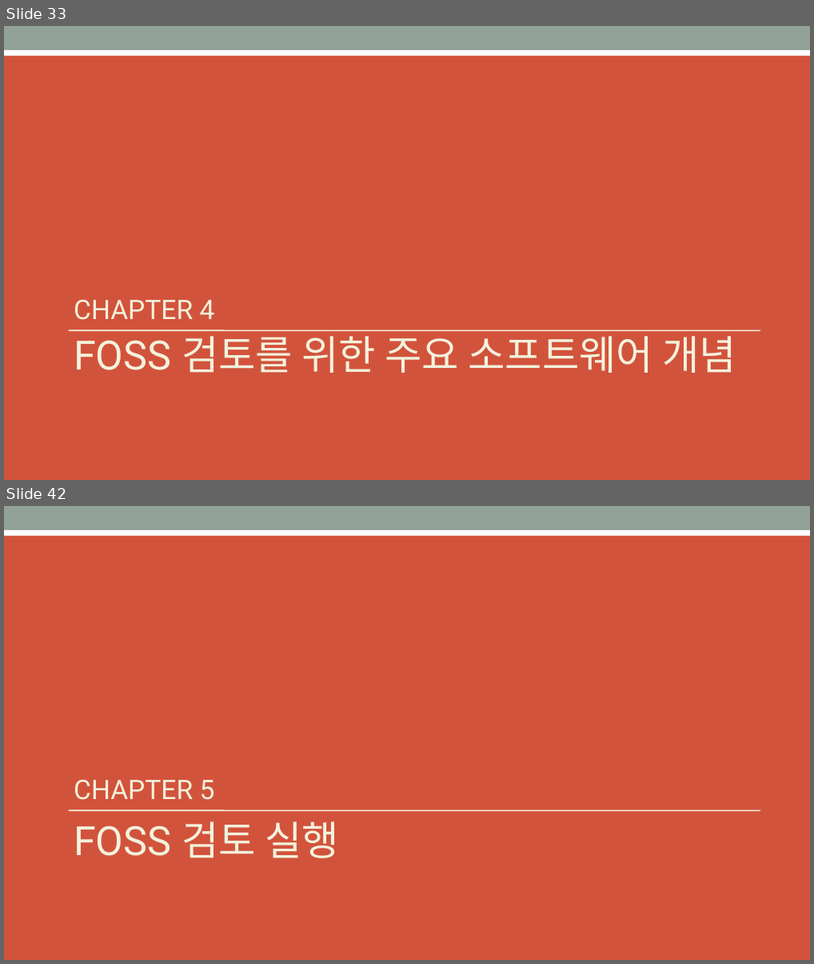
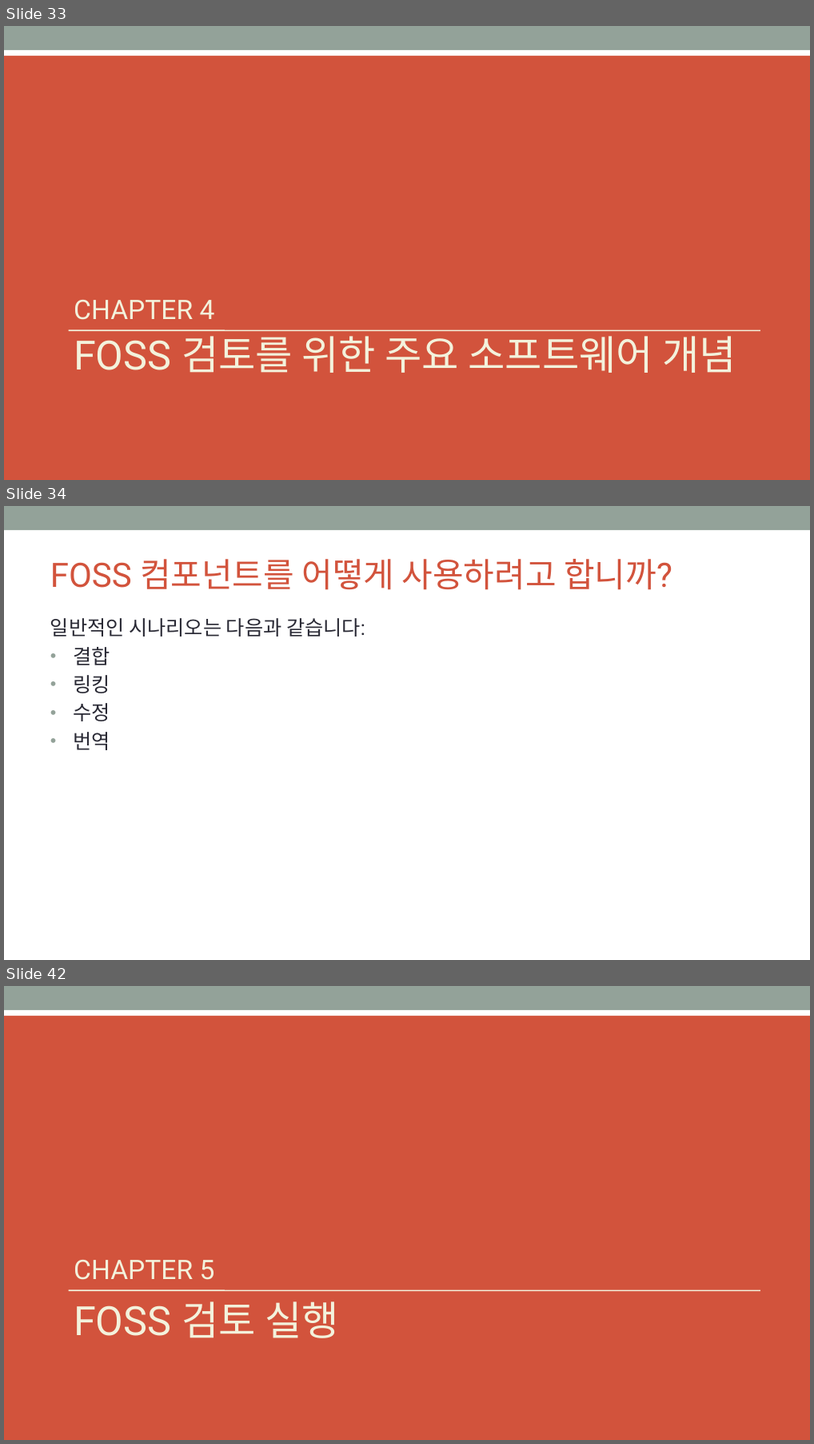
Before and after one commit to OpenChain-KWG/Curriculum-Translation-KR, a slide deck: target/slides/openchain-curriculum-for-1-1.pptx. Shown one above the other, each under a label of ours: slides 33 and 42 before the commit, slides 33, 34 and 42 after it; the slides between them are not shown. The pictures are 814x964 and 814x1444 pixels, drawn with LibreOffice and Linux fonts; fonts in the diff are those of the drawing; background and template pictures are left out. Boxes give left, top, right and bottom in pixels: in the first picture for what was removed or moved away, otherwise in the second. Text is boxed around its words. In the diff, an @@ line names an element or a change of style, - is before the commit and + after.

```diff
--- a/target/slides/openchain-curriculum-for-1-1.pptx
+++ b/target/slides/openchain-curriculum-for-1-1.pptx
@@ slide 34 added at bbox=[4, 506, 810, 960], background #FFFFFF; not listed: 1 template element that a slide beside it also shows @@
@@ title added at bbox=[50, 559, 673, 590], 40 pt, text #D2533C @@
+FOSS 컴포넌트를 어떻게 사용하려고 합니까?
@@ text added at bbox=[50, 618, 366, 750], 24 pt, text #292934 @@
+일반적인 시나리오는 다음과 같습니다:
+• 결합
+• 링킹
+• 수정
+• 번역
```
Also in this commit, not shown: 7 other slides added, 8 slides removed, 6 other files.
